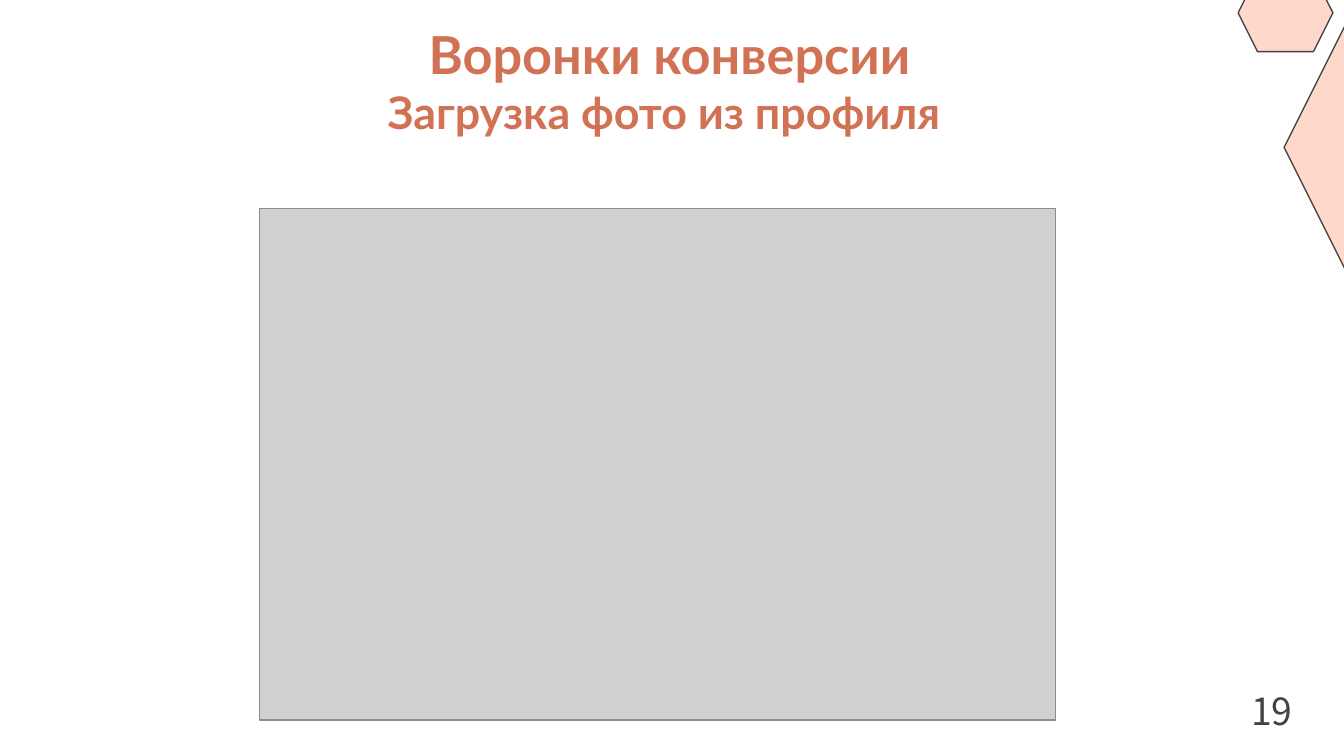
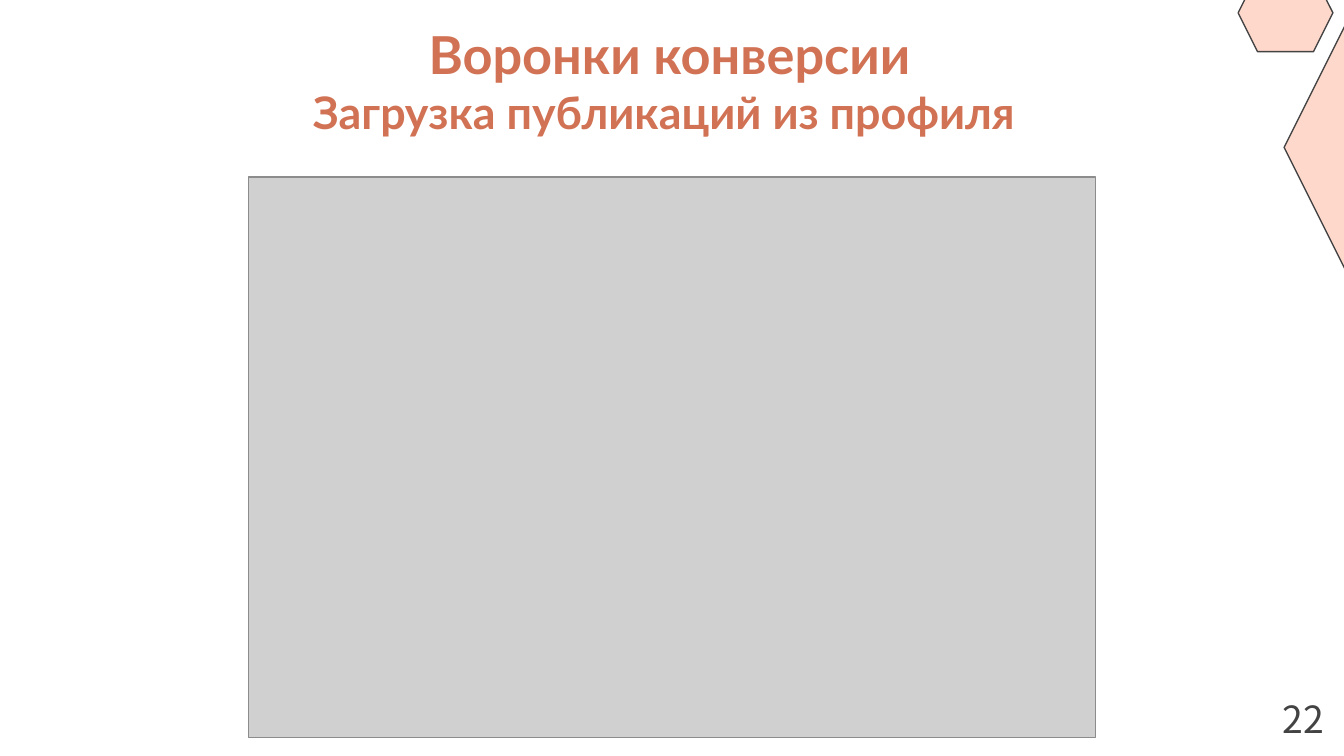
Before and after one commit to Puroktor/PicStorm, a slide deck: slide 22 of docs/PicStorm_Slides.pptx (slide 19 before the commit). Drawn at 1344x756 pixels with LibreOffice and Linux fonts; fonts in the diff are those of the drawing; grey boxes stand for pictures. Boxes give left, top, right and bottom in pixels: in the first picture for what was removed or moved away, otherwise in the second. Text is boxed around its words. In the diff, an @@ line names an element or a change of style, - is before the commit and + after.

```diff
--- a/docs/PicStorm_Slides.pptx
+++ b/docs/PicStorm_Slides.pptx
@@ text at bbox=[313, 96, 1015, 137]: text changed @@
-Загрузка фото из профиля
+Загрузка публикаций из профиля
@@ picture: place and size @@
-picture at bbox=[259, 208, 1055, 720]
+picture at bbox=[249, 177, 1095, 738]
@@ text at bbox=[1283, 705, 1324, 733]: text changed @@
-19
+22
```
Also in this commit, not shown: 16 other slides changed, 4 slides added, 1 slide removed, 8 other files.
